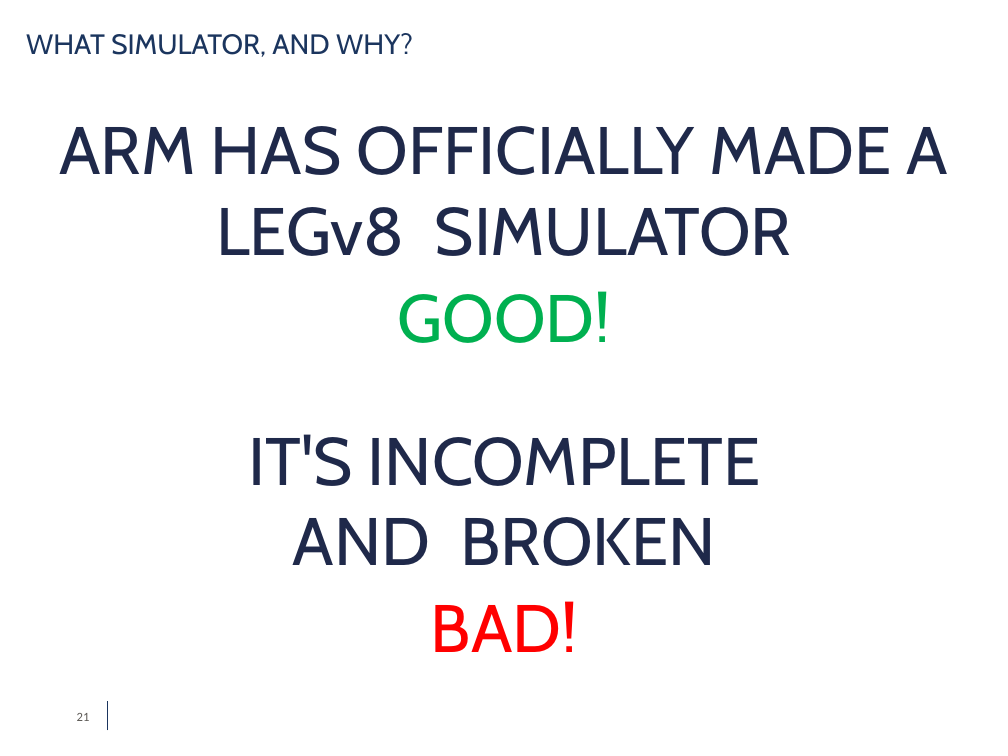
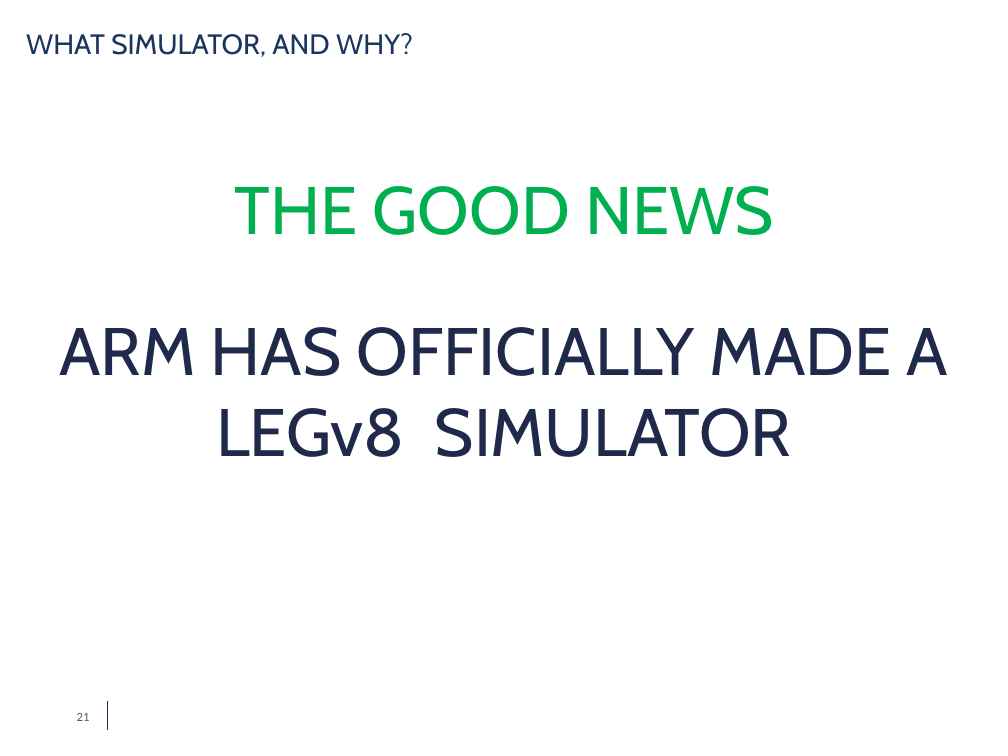
Before and after one commit to simdeistud/bachelors-thesis, a slide deck: slide 21 of SlidesDeiana4_3 -ABRIDGED.pptx. Drawn at 1008x756 pixels with LibreOffice and Linux fonts; fonts in the diff are those of the drawing; background and template pictures are left out. Boxes give left, top, right and bottom in pixels: in the first picture for what was removed or moved away, otherwise in the second. Text is boxed around its words. In the diff, an @@ line names an element or a change of style, - is before the commit and + after.

```diff
--- a/SlidesDeiana4_3 -ABRIDGED.pptx
+++ b/SlidesDeiana4_3 -ABRIDGED.pptx
@@ text at [234,186,774,235]: text changed @@
-GOOD!
+THE GOOD NEWS
@@ text "ARM HAS OFFICIALLY MADE A ...": place and size @@
-text "ARM HAS OFFICIALLY MADE A ..." at [59,126,948,256]
+text "ARM HAS OFFICIALLY MADE A ..." at [59,327,948,457]
@@ text removed at [248,434,761,566] @@
-IT'S INCOMPLETE AND BROKEN
@@ text removed at [431,601,578,652] @@
-BAD!
```
Also in this commit, not shown: 16 other slides changed, 4 slides added, 4 slides removed, 1 other file.
